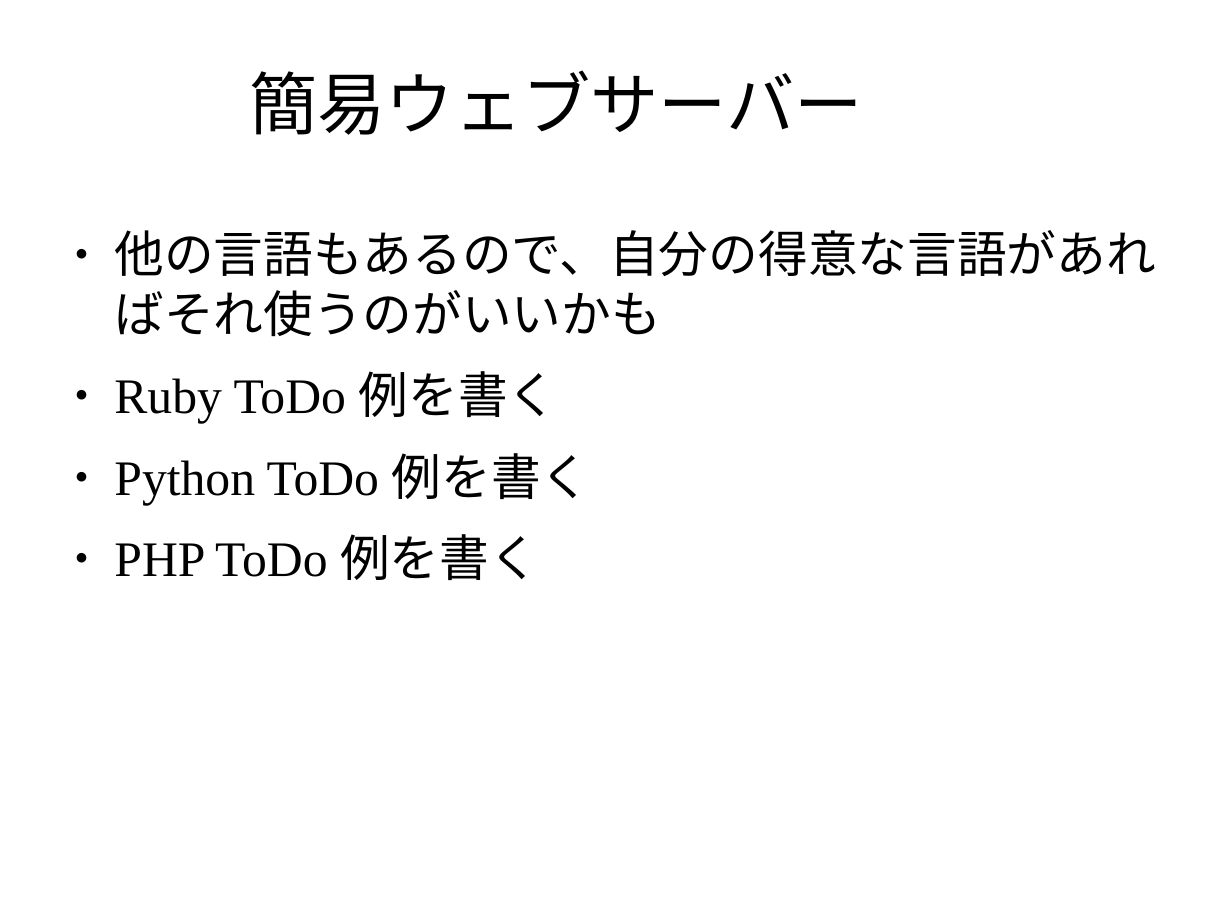
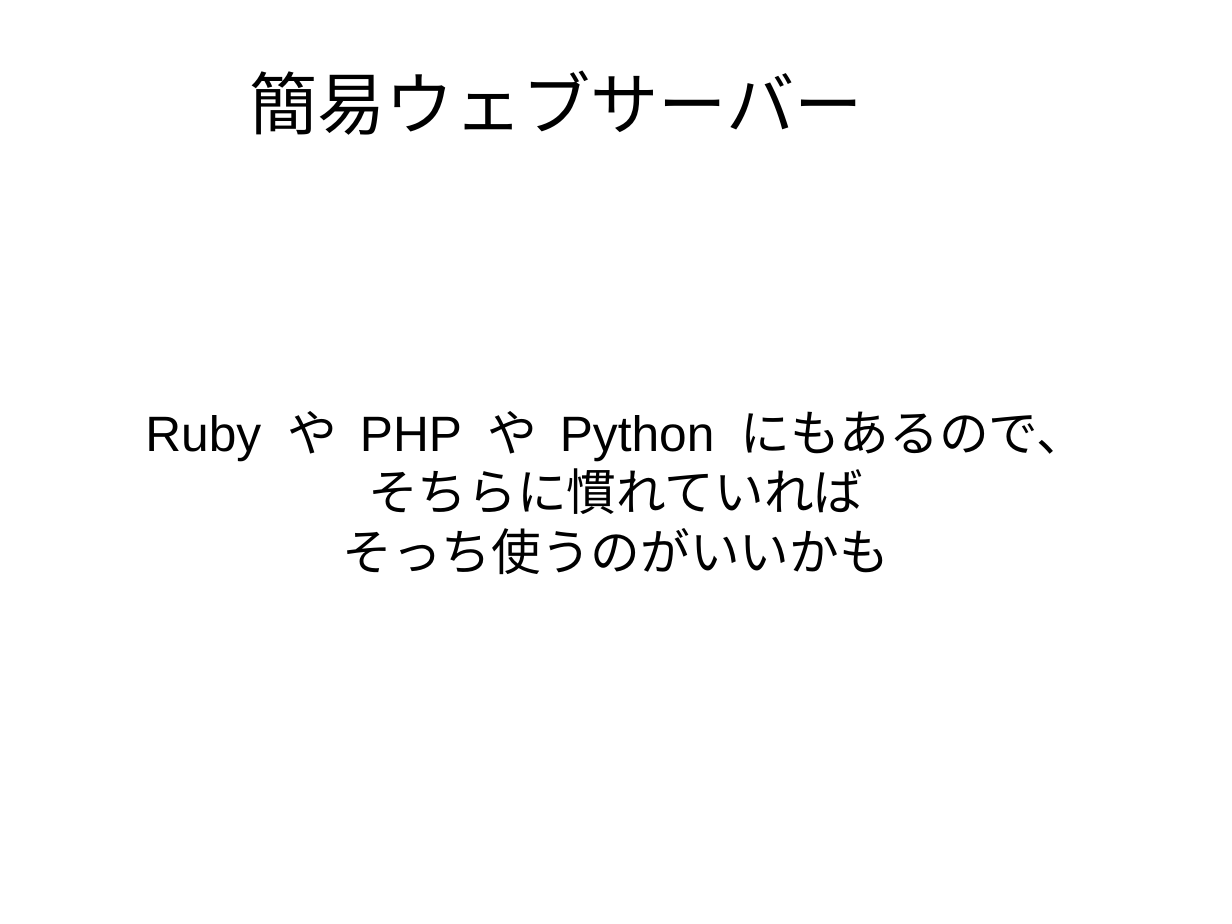
Before and after one commit to masakura/slides, a slide deck: slide 13 of html5jk#1/slide3.odp. Drawn at 1232x924 pixels with LibreOffice and Linux fonts; fonts in the diff are those of the drawing; background and template pictures are left out. Boxes give left, top, right and bottom in pixels: in the first picture for what was removed or moved away, otherwise in the second. Text is boxed around its words. In the diff, an @@ line names an element or a change of style, - is before the commit and + after.

```diff
--- a/html5jk#1/slide3.odp
+++ b/html5jk#1/slide3.odp
@@ subtitle "Ruby や PHP や Python ..." at (x1=145, y1=411, x2=1086, y2=575): vertical alignment top to middle @@
@@ subtitle at (x1=145, y1=411, x2=1086, y2=575): text changed; font Times New Roman to Arial @@
-● 他の言語もあるので、自分の得意な言語があればそれ使うのがいいかも
-● Ruby ToDo 例を書く
-● Python ToDo 例を書く
-● PHP ToDo 例を書く
+Ruby や PHP や Python にもあるので、
+そちらに慣れていれば
+そっち使うのがいいかも
```
Also in this commit, not shown: 1 other slide changed, 3 slides added, 1 other file.
